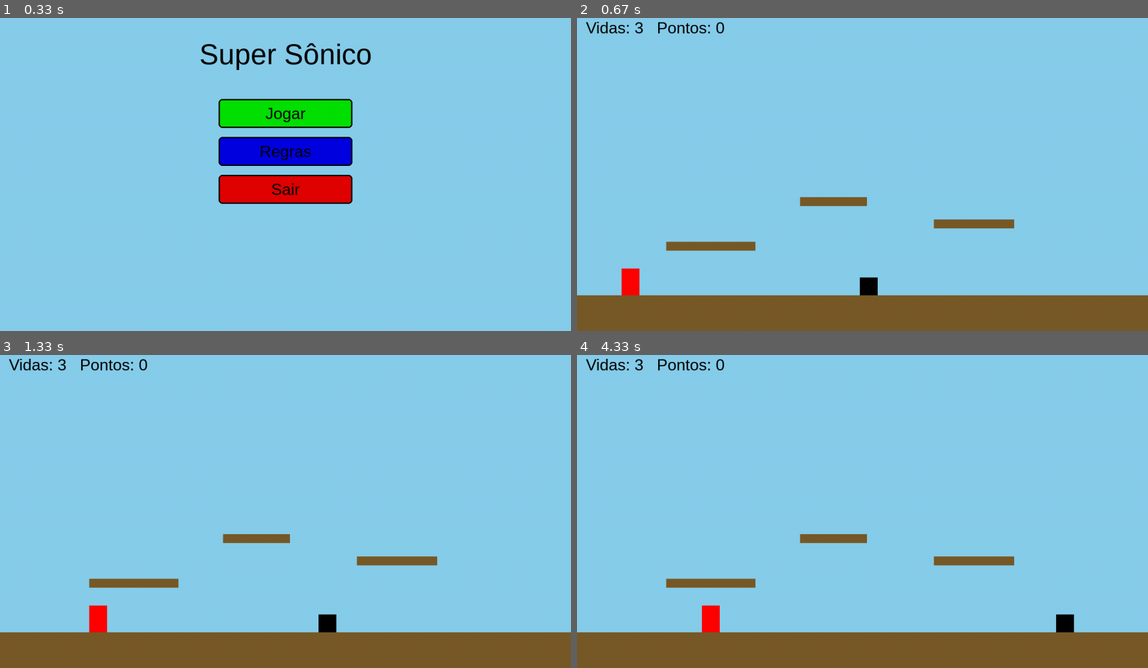
Above: before the commit, frames 1-4 (two rows, left to right).
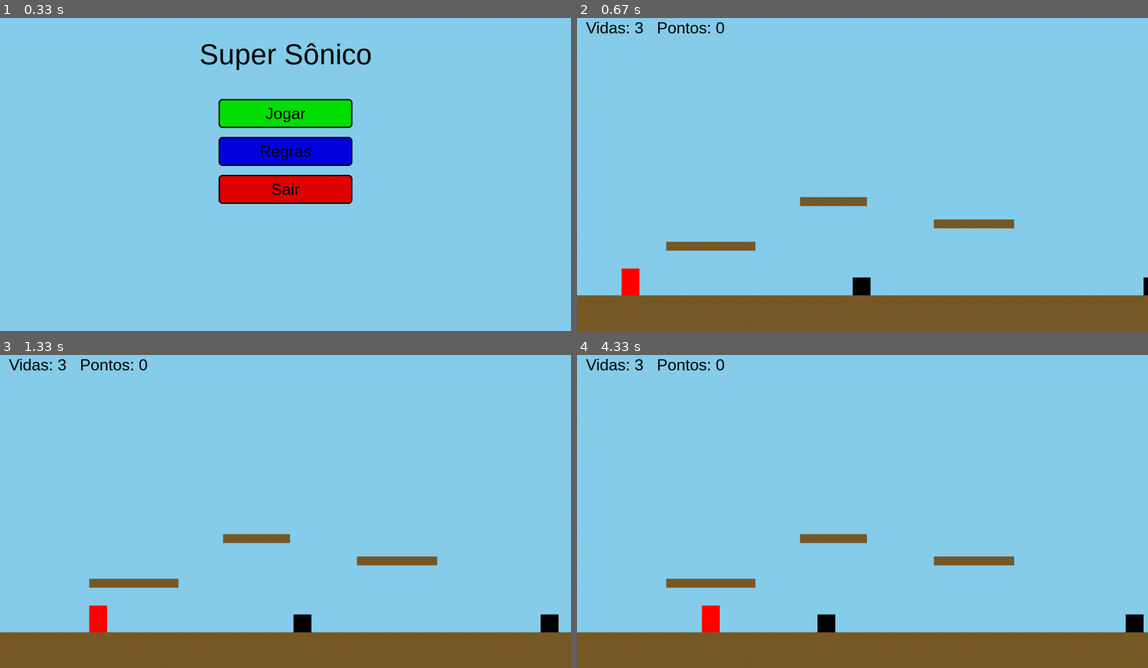
Above: after the commit, the same moments.

Repository: gabrielmichinhote/Pygame
Game: pygame game, started from main.py
The game is run twice, just before and just after one commit, with the same random seed, the same clock (stepped at 60 frames per second) and the same inputs.
Inputs:
- Up to frame 1 (0.33 s): no input
- Up to frame 2 (0.67 s): click "Jogar" at 0.38 s
- Up to frame 3 (1.33 s): tap Space at 0.67 s; hold Right from 1 s (still down)
- Up to frame 4 (4.33 s): release Right at 1.47 s; hold Up 1.5-1.8 s; hold Right 1.83-2.3 s; hold Left 2.33-2.87 s; hold Left 2.9-3.3 s; hold Up 3.33-3.7 s; hold Right from 3.73 s (still down)

Frame 1 is identical in both runs. In frame 2, 0.2% of the frame differs, in the area x 48-100%, y 82-89%; in frame 3, 0.6%, in the area x 51-98%, y 82-89%; in frame 4, 0.6%.

Commit message:
inimigos randomizados

Diff:
--- a/main.py
+++ b/main.py
@@ -1,5 +1,6 @@
 import pygame
 import sys
+import random
 
 # TELA COM COMEÇAR, SAIR, REGRAS, ETC.
 
@@ -105,9 +106,30 @@
     mx, my = pygame.mouse.get_pos()
     botao(tela, btn_voltar, "Voltar", FONT_MED, PRETO, CINZA, btn_voltar.collidepoint((mx, my)))
 
+# inimigos (cada inimigo tem rect, velocidade e limites de patrulha)
+# coords iniciais
+# inimigos: posições iniciais (pode ajustar)
+inimigos = [
+    pygame.Rect(600, ALT - 120, 40, 40),
+    pygame.Rect(1300, ALT - 120, 40, 40),
+    pygame.Rect(2000, ALT - 120, 40, 40),
+]
+
+# pequenas variações de posição para evitar fase exatamente igual
+for i in range(len(inimigos)):
+    inimigos[i].x += random.randint(-6, 6)  # deslocamento inicial aleatório (−6..6 px)
+
+# velocidade inicial aleatória (float) — direções e magnitudes variadas
+inimigos_vel = [random.choice([-1, 1]) * random.uniform(0.8, 2.2) for _ in inimigos]
+
+# limites de patrulha diferentes por inimigo (40..120 px de cada lado)
+inimigos_lim = [
+    (i.x - random.randint(40, 120), i.x + random.randint(40, 120)) for i in inimigos
+]
+
     #AQUI (NO LUGAR DESSA TELA DE JOGO TEMPORÁRIA) VAI ENTRAR PARALLAX, LOGICA DO JOGADOR E AFINS
 def tela_jogo_temporaria():
-    global player, player_vel_y, no_chao, vidas, pontos, vel_inimigo, camera_x
+    global player, player_vel_y, no_chao, vidas, pontos, inimigos_vel, camera_x
 
     # fundo
     tela.fill((135, 206, 235))  # azul céu
@@ -129,6 +151,11 @@
     if (teclas[pygame.K_UP] or teclas[pygame.K_w] or teclas[pygame.K_SPACE]) and no_chao:
         player_vel_y = -pulo
         no_chao = False
+        # Impede o jogador de sair do mapa (limites esquerdo e direito)
+    if player.x < 0:
+        player.x = 0
+    if player.right > MAP_WIDTH:
+        player.right = MAP_WIDTH
 
     # GRAVIDADE
     player_vel_y += gravidade
@@ -143,21 +170,31 @@
             no_chao = True
 
     # INIMIGOS (movimento e colisão)
-    # cada inimigo usa a mesma vel_inimigo global (você pode trocar depois)
-    for idx in range(len(inimigos)-1, -1, -1):  # iterar de trás pra frente se for-remover
+    # cada inimigo usa a mesma inimigos_vel global (você pode trocar depois)
+    # INIMIGOS (movimento e colisão) — agora com limites por inimigo
+    for idx in range(len(inimigos) - 1, -1, -1):  # iterar de trás pra frente para poder remover
         inimigo = inimigos[idx]
-        inimigo.x += vel_inimigo
-
-        # inverte ao bater nas bordas do mapa (usar MAP_WIDTH)
-        if inimigo.right > MAP_WIDTH or inimigo.left < 0:
-            vel_inimigo *= -1
-            inimigo.x += vel_inimigo  # evita ficar "preso" fora do limite
+        vel = inimigos_vel[idx]
+        left_limit, right_limit = inimigos_lim[idx]
+
+        # move inimigo (x como float precisa ser garantido via atributo .x int; usamos + vel e depois aplicamos int quando desenhar)
+        inimigo.x += vel
+
+        # se passou dos limites, coloca no limite e inverte sinal da velocidade
+        if inimigo.x < left_limit:
+            inimigo.x = left_limit
+            inimigos_vel[idx] = -inimigos_vel[idx]
+        elif inimigo.x > right_limit:
+            inimigo.x = right_limit
+            inimigos_vel[idx] = -inimigos_vel[idx]
 
         # colisão com o jogador
         if player.colliderect(inimigo):
             # stomp (vindo de cima)
             if player_vel_y > 0 and (player.bottom - inimigo.top) < 20:
                 inimigos.pop(idx)         # remove inimigo
+                inimigos_vel.pop(idx)
+                inimigos_lim.pop(idx)
                 pontos += 100
                 player_vel_y = -pulo * 0.6
                 no_chao = False
@@ -172,9 +209,7 @@
                     player_vel_y = 0
                     vidas = 3
                     pontos = 0
-                    # opcional: voltar ao menu -> estado = 'menu'
-
-    # ---------- Desenho com deslocamento da câmera ----------
+
     # Plataformas
     for p in plataformas:
         draw_rect = (p.x - camera_x, p.y, p.width, p.height)
@@ -213,20 +248,9 @@
     pygame.Rect(2200, ALT - 220, 220, 20),
 ]
 
-
-#inimigos
-inimigos = [
-    pygame.Rect(600, ALT - 120, 40, 40),
-    pygame.Rect(600, ALT - 120, 40, 40),
-    pygame.Rect(1300, ALT - 120, 40, 40),
-    pygame.Rect(2000, ALT - 120, 40, 40),
-]
-
-vel_inimigo = 2  # velocidade do inimigo
-
 def reset_game():
     global player, player_vel_y, no_chao, gravidade, velocidade, pulo, vidas, pontos
-    global plataformas, inimigos, vel_inimigo
+    global plataformas, inimigos, inimigos_vel, inimigos_lim
 
     # jogador
     player.x, player.y = 100, ALT - 150
@@ -250,9 +274,17 @@
         pygame.Rect(800, ALT - 250, 180, 20),
     ]
 
-    # inimigos: recria a lista (cada entrada é um Rect)
-    inimigos = [pygame.Rect(600, ALT - 120, 40, 40)]
-    vel_inimigo = 2
+    # inimigos: recria lista e dados paralelos (velocidades e limites) — agora aleatórios
+    inimigos = [
+        pygame.Rect(600, ALT - 120, 40, 40),
+        pygame.Rect(1300, ALT - 120, 40, 40),
+        pygame.Rect(2000, ALT - 120, 40, 40),
+    ]
+    for i in range(len(inimigos)):
+        inimigos[i].x += random.randint(-6, 6)
+
+    inimigos_vel = [random.choice([-1, 1]) * random.uniform(0.8, 2.2) for _ in inimigos]
+    inimigos_lim = [(i.x - random.randint(40, 120), i.x + random.randint(40, 120)) for i in inimigos]
 
 #Loop principal do jogo
 while True:
